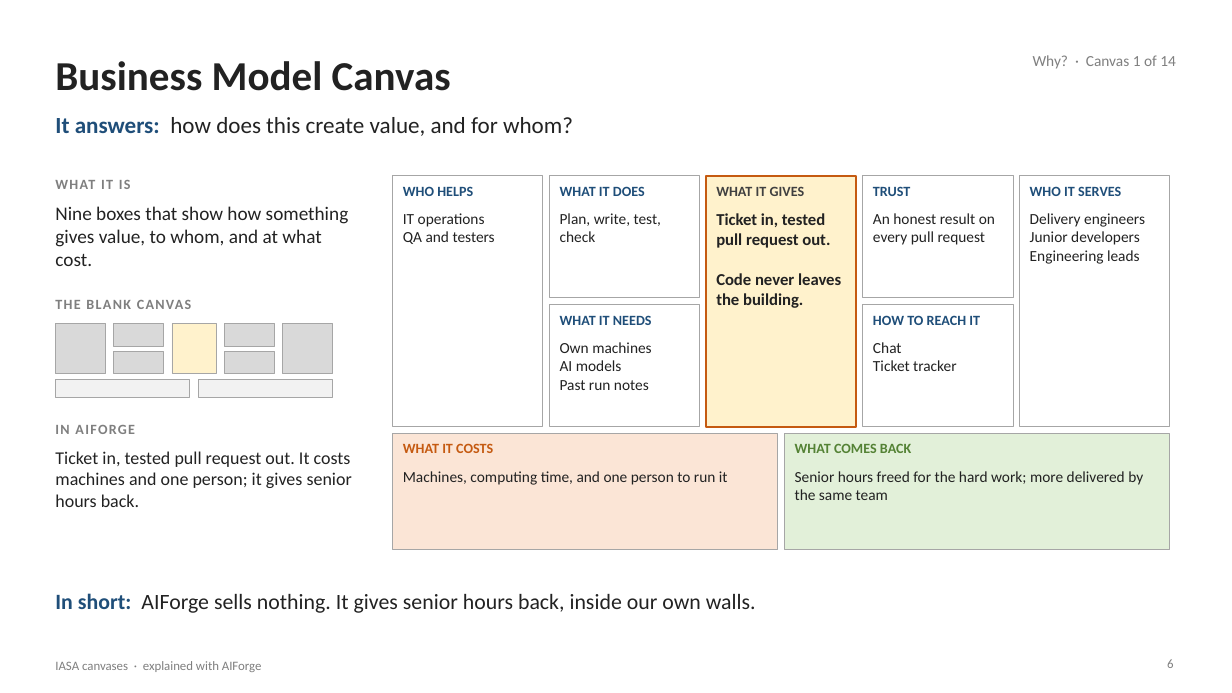
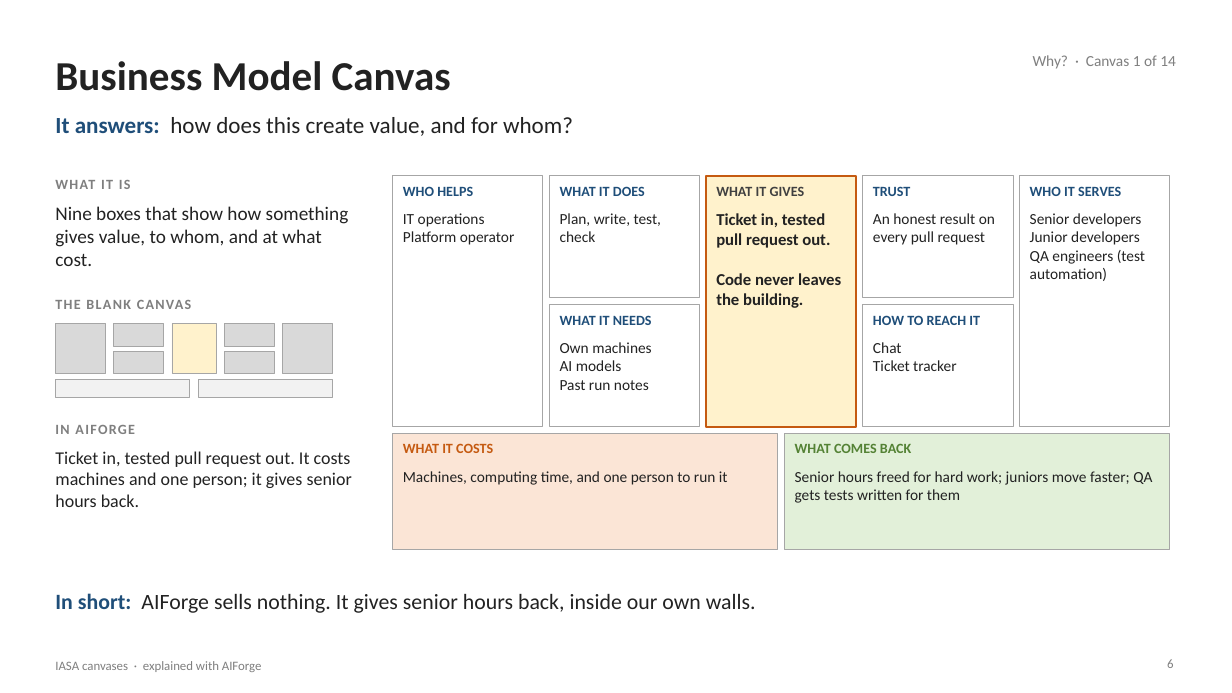
Before and after one commit to Manikanta-Reddy-Pasala/tools, a slide deck: slide 6 of course/iasa-aiforge/IASA-Canvases-with-AIForge.pptx. Drawn at 1232x693 pixels with LibreOffice and Linux fonts; fonts in the diff are those of the drawing. Boxes give left, top, right and bottom in pixels: in the first picture for what was removed or moved away, otherwise in the second. Text is boxed around its words. In the diff, an @@ line names an element or a change of style, - is before the commit and + after.

```diff
--- a/course/iasa-aiforge/IASA-Canvases-with-AIForge.pptx
+++ b/course/iasa-aiforge/IASA-Canvases-with-AIForge.pptx
@@ text at (403,231,515,245): text changed @@
-QA and testers
+Platform operator
@@ text at (1030,213,1142,227): text changed @@
-Delivery engineers
+Senior developers
@@ text at (1030,250,1145,281): text changed @@
-Engineering leads
+QA engineers (test automation)
@@ text at (795,471,1152,503): text changed @@
-Senior hours freed for the hard work; more delivered by the same team
+Senior hours freed for hard work; juniors move faster; QA gets tests written for them
```
Also in this commit, not shown: 7 other slides changed, 2 other files.
